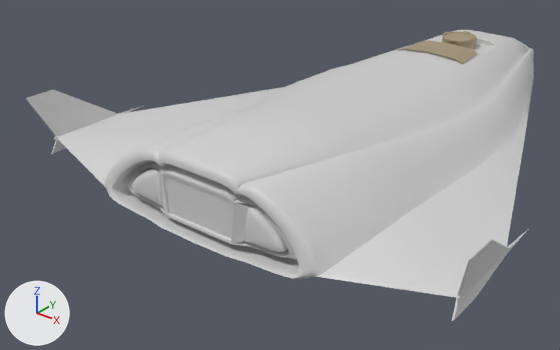
The COLLADA model cygnet/cygnet.dae, before and after one commit.
One viewpoint serves both versions: a camera (50 mm lens) standing at (10.03, -17.69, 7.35) and looking at (-2.03, -2.61, -2.0). Lighting does not change. The marker at lower left points along +X, +Y and +Z. Where no turn or scale is listed for an object, it has been applied to the vertices. Vertices at the same position are counted once.

Names of what the first picture shows: 'Body', 'DockingColarCover', 'Docking_Colar'.
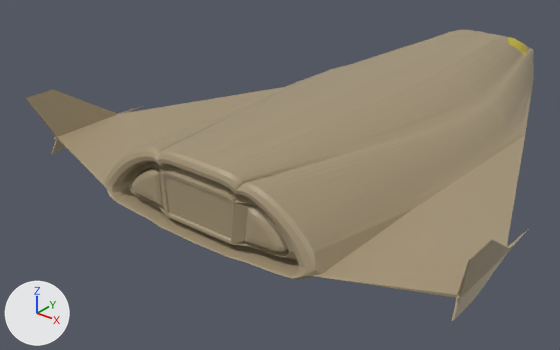
The change in detail:
Material 'Body' (mat_body) changes colour from light grey #d1d1d1 to beige #a69678; in linear values from (0.64, 0.64, 0.64) to (0.382, 0.305, 0.188).
Material 'Material_001' (mat_material_001) is new.
Its base color is (0.64, 0.52, 0.0119) (yellow #d1bf1c).
Its roughness is 0.44.
me_circle_000 has 264 vertices, 228 faces and spans x -0.528..0.528, y 2.932..3.988, z 0.356..0.777.
me_circle_000 no longer uses material mat_body_001 (beige #a69678).
me_circle_000 now uses material mat_body (beige #a69678).
me_circle_004 has 20 vertices, 18 faces and spans x -1.06..1.06, y -0.59..0.59, z -0.13..0.02.
me_circle_004 no longer uses material mat_body_001 (beige #a69678).
me_circle_004 now uses material mat_body (beige #a69678).
me_circle_001 is used by ob_body; location (0.0, 0.0, 0.0).
me_circle_001 had 2254 vertices, 2274 faces and spanned x -5.9..5.9, y -8.0..8.0, z -0.9..0.9.
me_circle_001 now has 2259 vertices, 2278 faces and spans x -5.9..5.9, y -8.0..8.0, z -0.9..0.9.
me_circle_001 part 1: 66 vertices moved within x -2.0..2.0, y 4.1..8.0, z -0.9..0.5; 5 vertices added at x -0.7..0.7, y 5.7, z 0.5.
me_circle_001 part 2: 64 vertices moved within x -5.6..5.6, y -7.9..-2.8, z -0.8..0.7.
me_circle_001 part 3: 6 vertices moved within x 2.9..3.3, y 0.4..1.5, z -0.6..-0.1.
me_circle_001 part 4: 45 faces spanning x -1.4..1.3, y 4.8..6.9, z -0.1..0.6 switch from mat_body (light grey #d1d1d1) to mat_material_001 (yellow #d1bf1d).
Object 'DockingColarCover' (ob_dockingcolarcover) moves from (0.0, 2.21, 0.87) to (0.0, 3.46, 0.8).

Boxes [x1, y1, x2, y2] around the edits, measured in the pictures (560 x 350 px; the box of a moved part takes in the faces that stretch with it):
'Body', recoloured (grey to beige)
    both: [25, 30, 534, 321]
'DockingColarCover', recoloured, moved
    before: [398, 40, 478, 64]
    after: [422, 34, 496, 56]
'Docking_Colar', recoloured
    both: [442, 31, 477, 49]
part 1 of me_circle_001, moved or reshaped
    before: [519, 49, 533, 99]
    after: [509, 37, 533, 99]
part 2 of me_circle_001, moved or reshaped
    both: [26, 81, 527, 302]
part 3 of me_circle_001, moved or reshaped
    both: [473, 97, 517, 144]
part 4 of me_circle_001, recoloured
    both: [508, 37, 528, 54]
